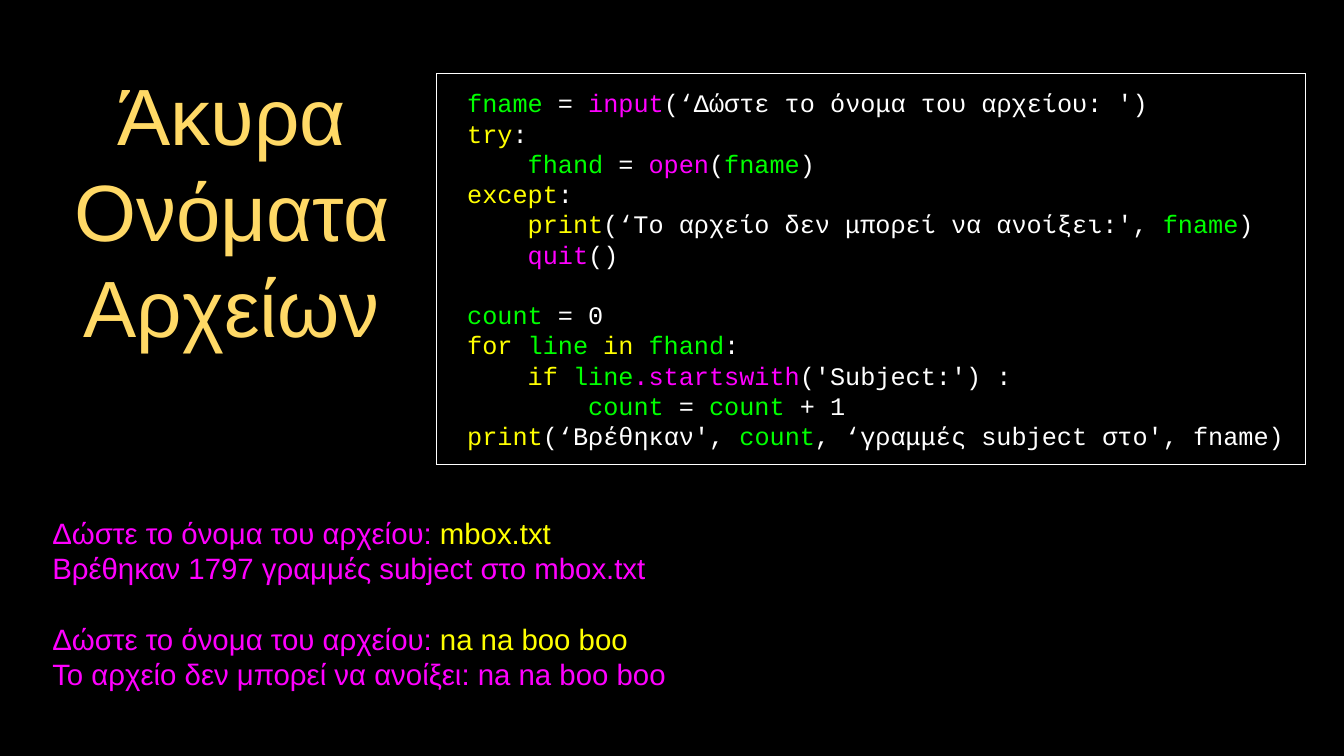
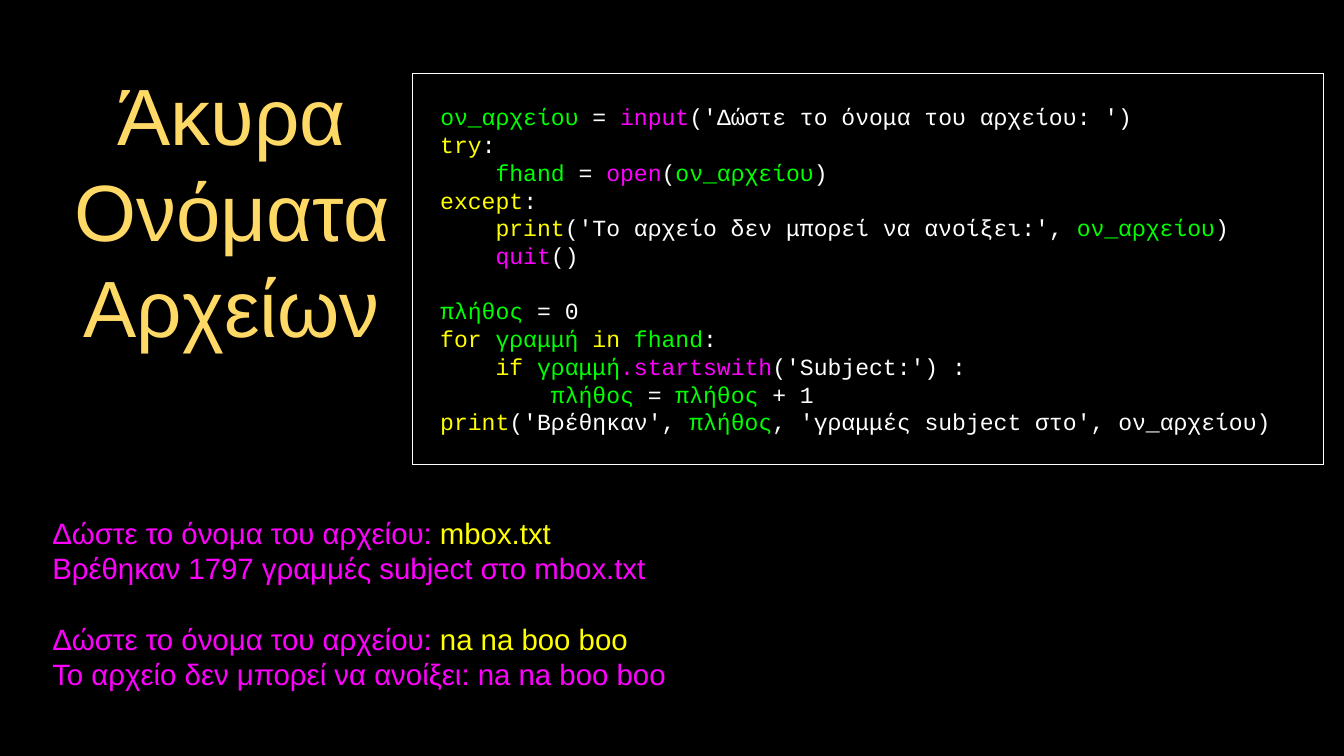
Before and after one commit to csev/py4e, a slide deck: slide 22 of lectures3/gr/Pythonlearn-07-Files.pptx. Drawn at 1344x756 pixels with LibreOffice and Linux fonts; fonts in the diff are those of the drawing. Boxes give left, top, right and bottom in pixels: in the first picture for what was removed or moved away, otherwise in the second. Text is boxed around its words. In the diff, an @@ line names an element or a change of style, - is before the commit and + after.

```diff
--- a/lectures3/gr/Pythonlearn-07-Files.pptx
+++ b/lectures3/gr/Pythonlearn-07-Files.pptx
@@ rectangle "ον_αρχείου = input('Δώστε το όνομα ...": place and size @@
-rectangle "ον_αρχείου = input('Δώστε το όνομα ..." at (437,73,1305,465)
+rectangle "ον_αρχείου = input('Δώστε το όνομα ..." at (413,73,1324,465)
@@ text in rectangle at (440,109,1091,130): text changed; size 24 to 22 pt @@
-fname = input(‘Δώστε το όνομα του αρχείου: ')
+ον_αρχείου = input('Δώστε το όνομα του αρχείου: ')
@@ text in rectangle at (440,137,579,269): size 24 to 22 pt in "try:", "except:", "quit()" @@
@@ text in rectangle at (496,164,827,186): text changed; size 24 to 22 pt @@
-fhand = open(fname)
+fhand = open(ον_αρχείου)
@@ text in rectangle at (496,220,1229,241): text changed; size 24 to 22 pt @@
-print(‘Το αρχείο δεν μπορεί να ανοίξει:', fname)
+print('Το αρχείο δεν μπορεί να ανοίξει:', ον_αρχείου)
@@ text in rectangle at (440,303,1270,435): text changed; size 24 to 22 pt @@
-count = 0
-for line in fhand:
-if line.startswith('Subject:') :
-count = count + 1
-print(‘Βρέθηκαν', count, ‘γραμμές subject στο', fname)
+πλήθος = 0
+for γραμμή in fhand:
+if γραμμή.startswith('Subject:') :
+πλήθος = πλήθος + 1
+print('Βρέθηκαν', πλήθος, 'γραμμές subject στο', ον_αρχείου)
```
Also in this commit, not shown: 8 other slides changed, 9 other files.
